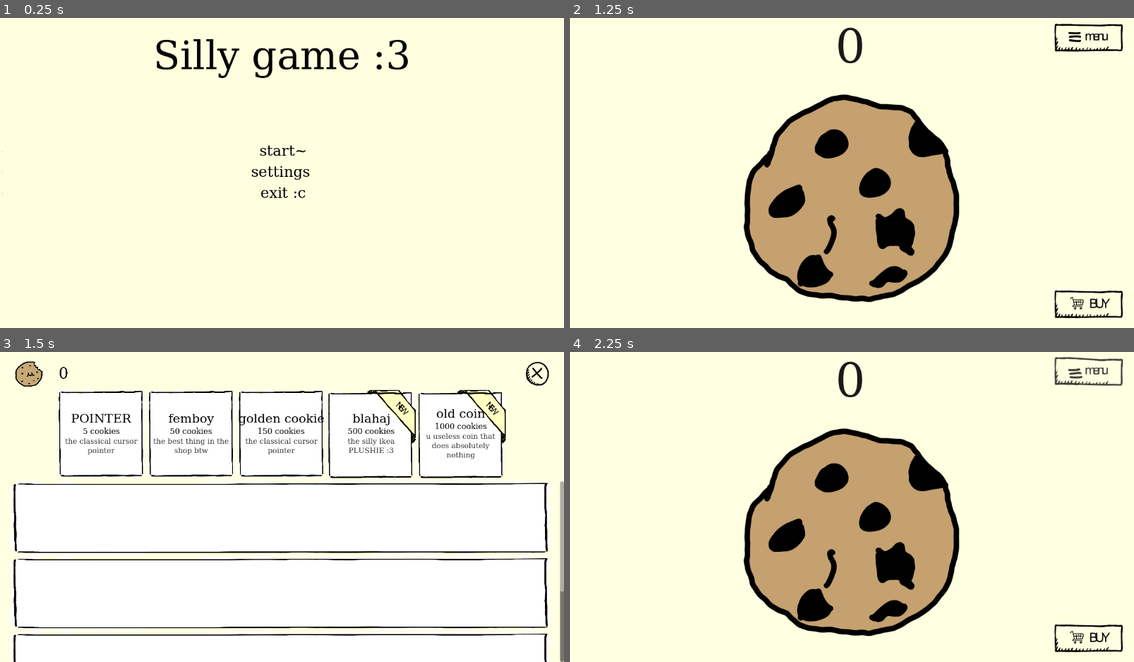
Above: before the commit, frames 1-4 (two rows, left to right).
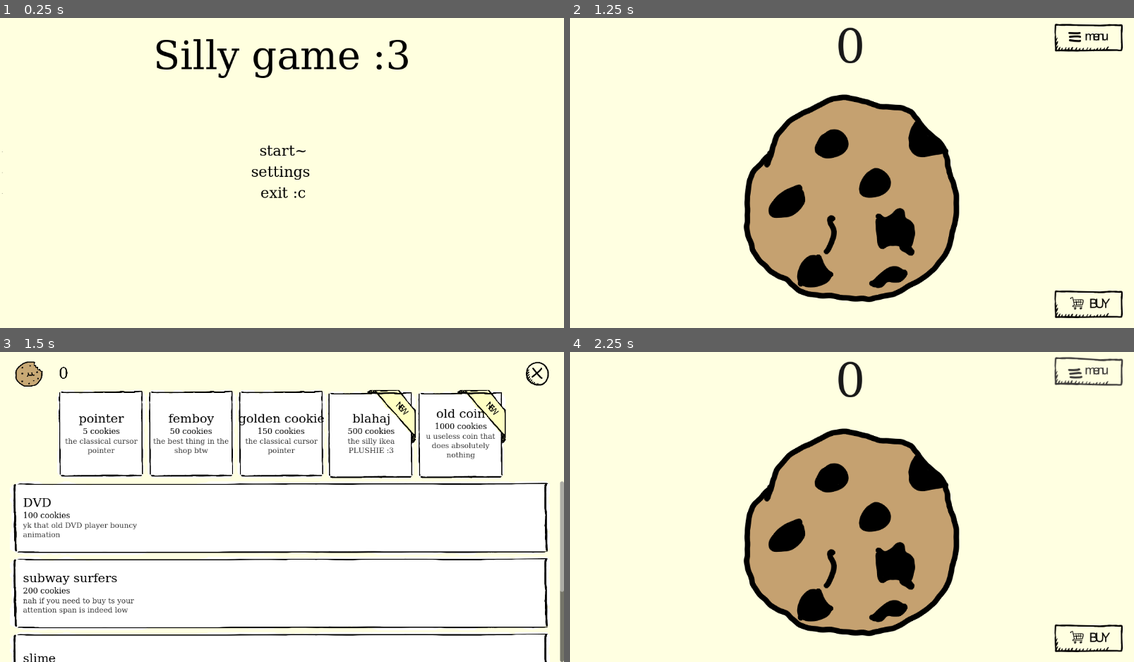
Above: after the commit, the same moments.

Repository: FoxyIsCoding/shorkyy
Game: Godot game, scene res://scenes/menu.tscn
Same seed, same stepped clock (60 frames per second), same inputs: the game is played once before the commit and once after it.
Inputs (mouse positions are in pixels of both pictures, inside the frame that each line leads up to):
- Up to frame 1 (0.25 s): no input
- Up to frame 2 (1.25 s): click "start~" at 0.5 s
- Up to frame 3 (1.5 s): click (518, 637) at 1.25 s
- Up to frame 4 (2.25 s): click (1105, 373) at 2 s

Frames 1-2 are identical in both runs. In frame 3, 1.3% of the frame differs, in the area x 4-25%, y 19-100%; in frame 4, nothing differs.
Error in both runs: Invalid assignment of property or key 'text' with value of type 'int' on a base object of type 'Label'. (res://scripts/cookieController.gd:26)

Commit message:
added more shop items

Diff:
--- a/scenes/shop.tscn
+++ b/scenes/shop.tscn
@@ -103,17 +103,15 @@
 grow_horizontal = 2
 grow_vertical = 2
 alignment = 1
-metadata/_edit_use_anchors_ = true
 
 [node name="item_name" type="Label" parent="HBoxContainer2/pointer/box"]
 layout_mode = 2
 theme_override_colors/font_color = Color(0, 0, 0, 1)
 theme_override_fonts/font = SubResource("SystemFont_y6sft")
 theme_override_font_sizes/font_size = 25
-text = "Pointer"
-horizontal_alignment = 1
-vertical_alignment = 1
-uppercase = true
+text = "pointer"
+horizontal_alignment = 1
+vertical_alignment = 1
 
 [node name="price" type="Label" parent="HBoxContainer2/pointer/box"]
 layout_mode = 2
@@ -345,19 +343,176 @@
 layout_mode = 2
 theme_override_styles/panel = SubResource("StyleBoxTexture_ajxib")
 
+[node name="HBoxContainer" type="HBoxContainer" parent="extra/horizontal_container/dvd"]
+layout_mode = 1
+anchors_preset = -1
+anchor_left = 0.024475254
+anchor_top = 0.086666666
+anchor_right = 0.9817296
+anchor_bottom = 0.92
+grow_horizontal = 2
+grow_vertical = 2
+metadata/_edit_use_anchors_ = true
+
+[node name="box" type="VBoxContainer" parent="extra/horizontal_container/dvd/HBoxContainer"]
+custom_minimum_size = Vector2(297.2, 0)
+layout_mode = 2
+alignment = 1
+
+[node name="item_name" type="Label" parent="extra/horizontal_container/dvd/HBoxContainer/box"]
+layout_mode = 2
+theme_override_colors/font_color = Color(0, 0, 0, 1)
+theme_override_fonts/font = SubResource("SystemFont_y6sft")
+theme_override_font_sizes/font_size = 25
+text = "DVD"
+
+[node name="price" type="Label" parent="extra/horizontal_container/dvd/HBoxContainer/box"]
+layout_mode = 2
+theme_override_colors/font_color = Color(0, 0, 0, 1)
+theme_override_fonts/font = SubResource("SystemFont_y6sft")
+theme_override_font_sizes/font_size = 16
+text = "100 cookies"
+
+[node name="desc" type="Label" parent="extra/horizontal_container/dvd/HBoxContainer/box"]
+custom_minimum_size = Vector2(24.665, 5.205)
+layout_mode = 2
+theme_override_colors/font_color = Color(0.19434929, 0.19434926, 0.19434926, 1)
+theme_override_fonts/font = SubResource("SystemFont_y6sft")
+theme_override_font_sizes/font_size = 15
+text = "yk that old DVD player bouncy animation"
+autowrap_mode = 2
+
 [node name="subway_surfers" type="Panel" parent="extra/horizontal_container"]
 custom_minimum_size = Vector2(1103.155, 150)
 layout_mode = 2
 theme_override_styles/panel = SubResource("StyleBoxTexture_ajxib")
 
+[node name="HBoxContainer" type="HBoxContainer" parent="extra/horizontal_container/subway_surfers"]
+layout_mode = 1
+anchors_preset = -1
+anchor_left = 0.024475254
+anchor_top = 0.086666666
+anchor_right = 0.9817296
+anchor_bottom = 0.92
+grow_horizontal = 2
+grow_vertical = 2
+metadata/_edit_use_anchors_ = true
+
+[node name="box" type="VBoxContainer" parent="extra/horizontal_container/subway_surfers/HBoxContainer"]
+custom_minimum_size = Vector2(297.2, 0)
+layout_mode = 2
+alignment = 1
+
+[node name="item_name" type="Label" parent="extra/horizontal_container/subway_surfers/HBoxContainer/box"]
+layout_mode = 2
+theme_override_colors/font_color = Color(0, 0, 0, 1)
+theme_override_fonts/font = SubResource("SystemFont_y6sft")
+theme_override_font_sizes/font_size = 25
+text = "subway surfers"
+
+[node name="price" type="Label" parent="extra/horizontal_container/subway_surfers/HBoxContainer/box"]
+layout_mode = 2
+theme_override_colors/font_color = Color(0, 0, 0, 1)
+theme_override_fonts/font = SubResource("SystemFont_y6sft")
+theme_override_font_sizes/font_size = 16
+text = "200 cookies"
+
+[node name="desc" type="Label" parent="extra/horizontal_container/subway_surfers/HBoxContainer/box"]
+custom_minimum_size = Vector2(24.665, 5.205)
+layout_mode = 2
+theme_override_colors/font_color = Color(0.19434929, 0.19434926, 0.19434926, 1)
+theme_override_fonts/font = SubResource("SystemFont_y6sft")
+theme_override_font_sizes/font_size = 15
+text = "nah if you need to buy ts your attention span is indeed low"
+autowrap_mode = 2
+
 [node name="slime" type="Panel" parent="extra/horizontal_container"]
 custom_minimum_size = Vector2(1103.155, 150)
 layout_mode = 2
 theme_override_styles/panel = SubResource("StyleBoxTexture_ajxib")
 
+[node name="HBoxContainer" type="HBoxContainer" parent="extra/horizontal_container/slime"]
+layout_mode = 1
+anchors_preset = -1
+anchor_left = 0.024475254
+anchor_top = 0.086666666
+anchor_right = 0.9817296
+anchor_bottom = 0.92
+grow_horizontal = 2
+grow_vertical = 2
+metadata/_edit_use_anchors_ = true
+
+[node name="box" type="VBoxContainer" parent="extra/horizontal_container/slime/HBoxContainer"]
+custom_minimum_size = Vector2(297.2, 0)
+layout_mode = 2
+alignment = 1
+
+[node name="item_name" type="Label" parent="extra/horizontal_container/slime/HBoxContainer/box"]
+layout_mode = 2
+theme_override_colors/font_color = Color(0, 0, 0, 1)
+theme_override_fonts/font = SubResource("SystemFont_y6sft")
+theme_override_font_sizes/font_size = 25
+text = "slime"
+
+[node name="price" type="Label" parent="extra/horizontal_container/slime/HBoxContainer/box"]
+layout_mode = 2
+theme_override_colors/font_color = Color(0, 0, 0, 1)
+theme_override_fonts/font = SubResource("SystemFont_y6sft")
+theme_override_font_sizes/font_size = 16
+text = "200  cookies"
+
+[node name="desc" type="Label" parent="extra/horizontal_container/slime/HBoxContainer/box"]
+custom_minimum_size = Vector2(24.665, 5.205)
+layout_mode = 2
+theme_override_colors/font_color = Color(0.19434929, 0.19434926, 0.19434926, 1)
+theme_override_fonts/font = SubResource("SystemFont_y6sft")
+theme_override_font_sizes/font_size = 15
+text = "that ASMR slime videos"
+autowrap_mode = 2
+
 [node name="lofi" type="Panel" parent="extra/horizontal_container"]
 custom_minimum_size = Vector2(1103.155, 150)
 layout_mode = 2
 theme_override_styles/panel = SubResource("StyleBoxTexture_ajxib")
 
+[node name="HBoxContainer" type="HBoxContainer" parent="extra/horizontal_container/lofi"]
+layout_mode = 1
+anchors_preset = -1
+anchor_left = 0.024475254
+anchor_top = 0.086666666
+anchor_right = 0.9817296
+anchor_bottom = 0.92
+grow_horizontal = 2
+grow_vertical = 2
+metadata/_edit_use_anchors_ = true
+
+[node name="box" type="VBoxContainer" parent="extra/horizontal_container/lofi/HBoxContainer"]
+custom_minimum_size = Vector2(297.2, 0)
+layout_mode = 2
+alignment = 1
+
+[node name="item_name" type="Label" parent="extra/horizontal_container/lofi/HBoxContainer/box"]
+layout_mode = 2
+theme_override_colors/font_color = Color(0, 0, 0, 1)
+theme_override_fonts/font = SubResource("SystemFont_y6sft")
+theme_override_font_sizes/font_size = 25
+text = "lofi-girl"
+
+[node name="price" type="Label" parent="extra/horizontal_container/lofi/HBoxContainer/box"]
+layout_mode = 2
+theme_override_colors/font_color = Color(0, 0, 0, 1)
+theme_override_fonts/font = SubResource("SystemFont_y6sft")
+theme_override_font_sizes/font_size = 16
+text = "500 cookies"
+
+[node name="desc" type="Label" parent="extra/horizontal_container/lofi/HBoxContainer/box"]
+custom_minimum_size = Vector2(24.665, 5.205)
+layout_mode = 2
+theme_override_colors/font_color = Color(0.19434929, 0.19434926, 0.19434926, 1)
+theme_override_fonts/font = SubResource("SystemFont_y6sft")
+theme_override_font_sizes/font_size = 15
+text = "umm listen to lofi music ig idrk"
+autowrap_mode = 2
+
 [connection signal="pressed" from="TextureButton" to="." method="_on_texture_button_pressed"]
+[connection signal="mouse_entered" from="HBoxContainer2/pointer" to="." method="_on_pointer_mouse_entered"]
--- a/scripts/menu/button_controller.gd
+++ b/scripts/menu/button_controller.gd
@@ -39,6 +39,7 @@
 
 
 func _on_start_btn_pressed():
+	shake_button()
 	load_level()
 
 func _on_exit_btn_pressed():
--- a/scripts/shop/main_controller.gd
+++ b/scripts/shop/main_controller.gd
@@ -28,3 +28,24 @@
 			var save_data = json.data
 			clicks = save_data.get("clicks", 0)
 			print("Loaded clicks: ", clicks)
+
+# hover effects
+
+func _on_pointer_mouse_entered():
+	var tween = create_tween()
+	tween.set_parallel(true)
+
+	# Shrink the object to 90% of its size
+	tween.tween_property(self, "scale", scale * 0.9, 0.2)
+
+	# Rotate to the right (15 degrees)
+	tween.tween_property(self, "rotation_degrees", rotation_degrees + 15, 0.2)
+
+	# Chain the return animations
+	tween.set_parallel(false)
+
+	# Return to original scale
+	tween.tween_property(self, "scale", scale / 0.9, 0.2)
+
+	# Return to original rotation
+	tween.tween_property(self, "rotation_degrees", rotation_degrees - 15, 0.2)
Binary file added: assets/my majestic art made in MS paint lol/ui art/shop/dvd.png
Not shown, added: assets/my majestic art made in MS paint lol/ui art/shop/dvd.png.import
Not shown, changed: assets/my majestic art made in MS paint lol/buttons ig/the hamburger kinda looking menu button/menu.afphoto~lock~
Not shown, changed: assets/my majestic art made in MS paint lol/buttons ig/the hamburger kinda looking menu button/menu_hover.afphoto~lock~
Not shown, changed: assets/my majestic art made in MS paint lol/buttons ig/the hamburger kinda looking menu button/menu_presssed.afphoto~lock~
Not shown, changed: assets/my majestic art made in MS paint lol/buttons ig/the majestic exit-close button/close.afphoto~lock~
Not shown, changed: assets/my majestic art made in MS paint lol/buttons ig/the majestic exit-close button/close_hover.afphoto~lock~
Not shown, changed: assets/my majestic art made in MS paint lol/buttons ig/the majestic exit-close button/close_pressed.afphoto~lock~
Not shown, changed: assets/my majestic art made in MS paint lol/cookiee.afphoto~lock~
Not shown, changed: assets/my majestic art made in MS paint lol/shop_hover.afphoto~lock~
Not shown, changed: assets/my majestic art made in MS paint lol/ui art/box_recommended.afphoto~lock~
Not shown, changed: assets/my majestic art made in MS paint lol/ui art/shop/pointer.afphoto~lock~
(and 1 more such lines)
